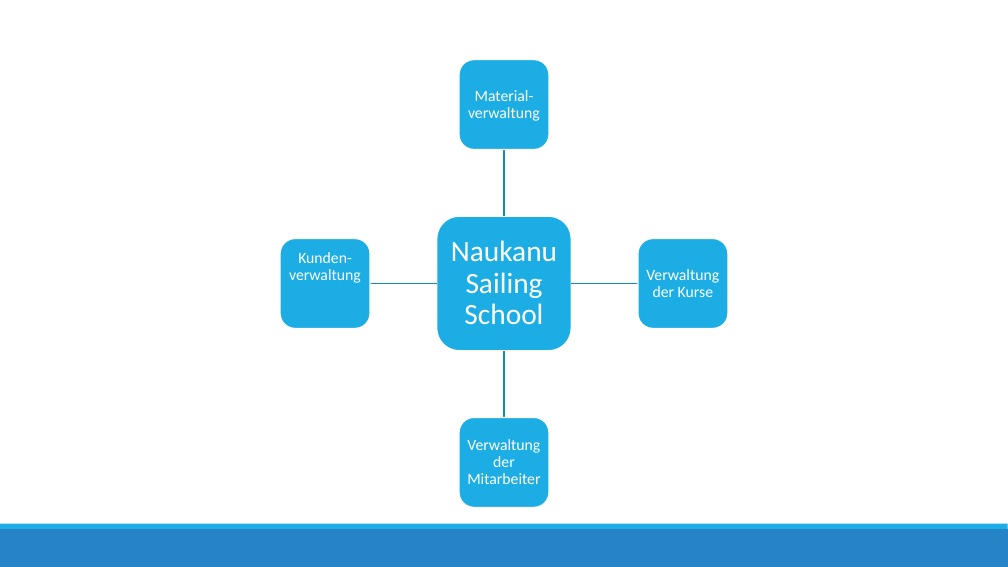
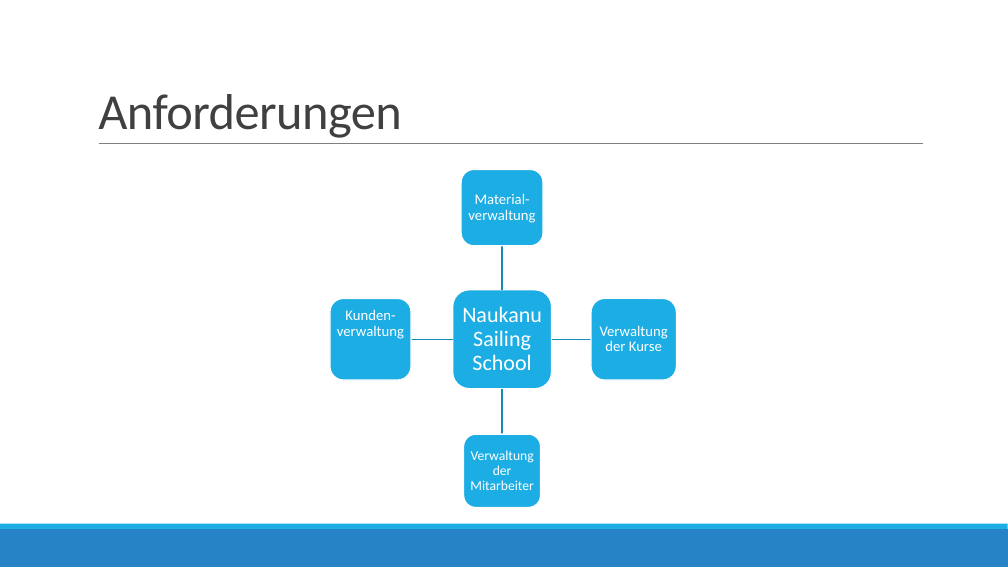
Before and after one commit to bboecherer/SailingSchoolManagerWPF, a slide deck: slide 11 of Docs/Zwischenpraesentation/Präsentation Projekt.pptx. Drawn at 1008x567 pixels with LibreOffice and Linux fonts; fonts in the diff are those of the drawing. Boxes give left, top, right and bottom in pixels: in the first picture for what was removed or moved away, otherwise in the second. Text is boxed around its words. In the diff, an @@ line names an element or a change of style, - is before the commit and + after.

```diff
--- a/Docs/Zwischenpraesentation/Präsentation Projekt.pptx
+++ b/Docs/Zwischenpraesentation/Präsentation Projekt.pptx
@@ title added at (98,94,402,138), 48 pt, text #404040 @@
+Anforderungen
@@ line added from (99, 144) to (923, 144), #808080 0.5 pt @@
@@ rounded rectangle: place and size @@
-rounded rectangle at (459,60,549,150)
+rounded rectangle at (461,169,543,246)
@@ size 15 to 14 pt in 3 elements at (337,309,404,339), (600,325,668,351), (468,193,535,223) @@
@@ text "Material-verwaltung": place and size @@
-text "Material-verwaltung" at (468,90,540,121)
+text "Material-verwaltung" at (468,193,535,223)
@@ freeform shape: place and size @@
-freeform shape at (504,150,504,216)
+freeform shape at (502,246,502,290)
@@ rounded rectangle: place and size @@
-rounded rectangle at (280,238,370,328)
+rounded rectangle at (330,299,411,380)
@@ rounded rectangle: place and size @@
-rounded rectangle at (437,216,572,351)
+rounded rectangle at (453,290,552,389)
@@ text "Naukanu Sailing School": place and size @@
-text "Naukanu Sailing School" at (451,240,557,324)
+text "Naukanu Sailing School" at (462,306,542,370)
@@ text "Naukanu Sailing School" at (462,306,542,370): size 28 to 21 pt; less space between paragraphs @@
@@ rounded rectangle: place and size @@
-rounded rectangle at (638,238,728,328)
+rounded rectangle at (591,299,677,380)
@@ text "Kunden-verwaltung": place and size @@
-text "Kunden-verwaltung" at (289,252,361,283)
+text "Kunden-verwaltung" at (337,309,404,339)
@@ text "Verwaltung der Kurse": place and size @@
-text "Verwaltung der Kurse" at (646,269,719,297)
+text "Verwaltung der Kurse" at (600,325,668,351)
@@ freeform shape: place and size @@
-freeform shape at (371,284,437,284)
+freeform shape at (411,340,453,340)
@@ freeform shape: place and size @@
-freeform shape at (572,284,638,284)
+freeform shape at (552,340,591,340)
@@ freeform shape: place and size @@
-freeform shape at (504,351,504,417)
+freeform shape at (502,389,502,434)
@@ rounded rectangle: place and size @@
-rounded rectangle at (459,417,549,507)
+rounded rectangle at (464,434,541,507)
@@ text "Verwaltung der Mitarbeiter": place and size @@
-text "Verwaltung der Mitarbeiter" at (467,439,540,484)
+text "Verwaltung der Mitarbeiter" at (470,450,534,490)
@@ text "Verwaltung der Mitarbeiter" at (470,450,534,490): size 15 to 13 pt @@
```
Also in this commit, not shown: 11 other slides changed, 6 slides added, 1 slide removed.
